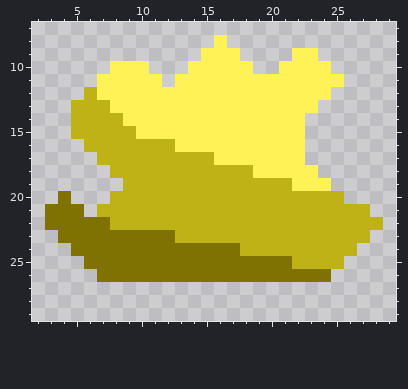
Edited in one commit: pixel-art sprite (assets/sprites/items/sulphur.png). This is how it looked before the edit.
The file is 32x32 pixels. Shown: x 2..29, y 7..29.
After:
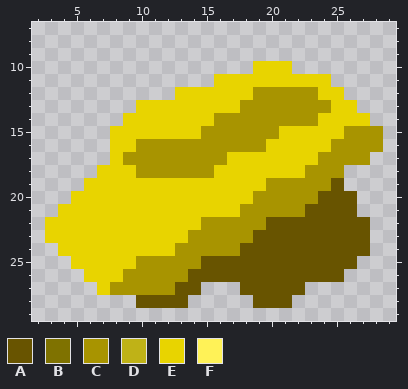
Palette (. is transparent): A #685400  B #7f7200  C #a89400  D #bfb217  E #e8d400  F #fff257
The edit:
Changed rows in their new state; - is an unchanged pixel.
first column x 3:
 8 -------------.------------
 9 ------------...----..-----
10 -----...---.....EEE...----
11 ----.....-...EEEEEEEEE.---
12 ---.......EEEEEECCCCCEE---
13 --.....EEEEEEEECCCCCCCEE--
14 --....EEEEEEECCCCCCCCEEEE-
15 --...EEEEEEECCCCCCEEEEECCC
16 ---..EECCCCCCCCCCEEEEECCCC
17 ----.ECCCCCCCCEEEEEEECCCC-
18 ----EEECCCCCCEEEEEEECCC---
19 ---EEEEEEEEEEEEEECCCCCA---
20 -.EEEEEEEEEEEEEECCCCCAAA--
21 .EEEEEEEEEEEEEECCCCCAAAA.-
22 EEEEEEEEEEEECCCCCAAAAAAAA.
23 EEEEEEEEEEECCCCCAAAAAAAAA-
24 -EEEEEEEEECCCCCAAAAAAAAAA-
25 --EEEEECCCCCAAAAAAAAAAAA--
26 ---EEECCCCCAAAAAAAAAAAA---
27 ----ECCCCCAA---AAAAA------
28 -------AAAA-----AAA-------
Pixel boxes of the changes (left, top, right, bottom) in both pictures:
changed: (45, 35, 383, 308)
